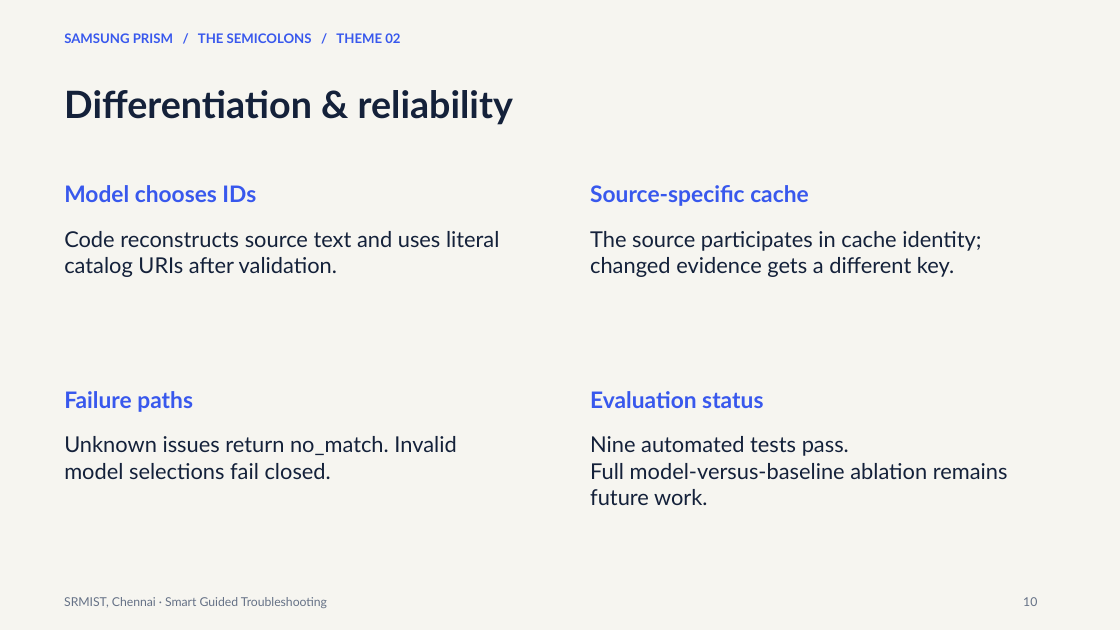
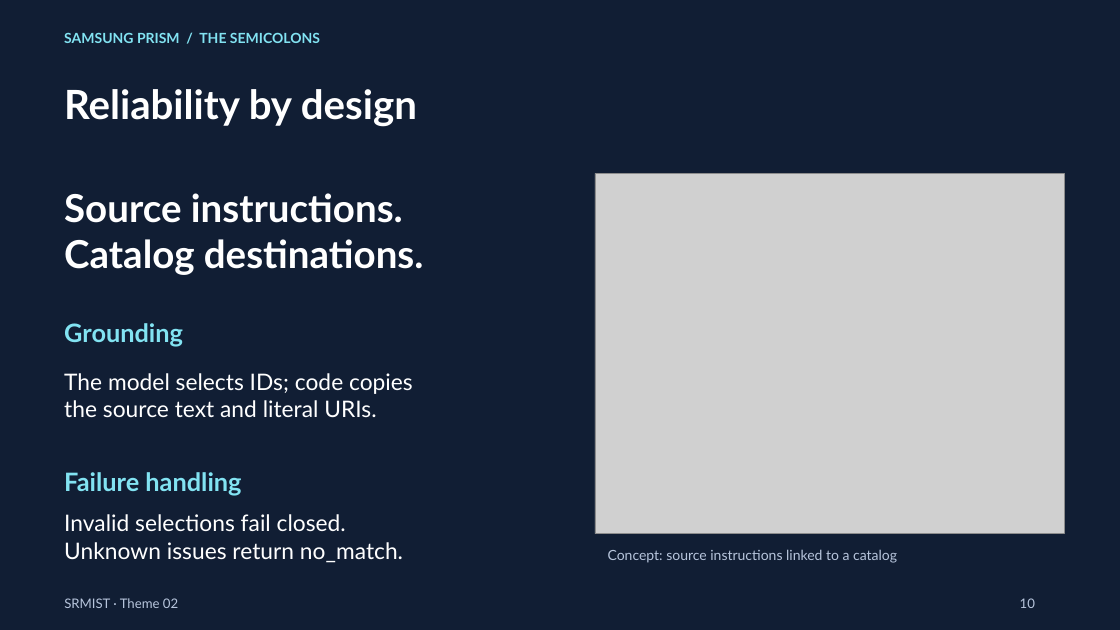
Before and after one commit to Lakshmi98496/samsung-prism, a slide deck: slide 10 of submission/SRMIST_TheSemicolons_Submission.pptx. Drawn at 1120x630 pixels with LibreOffice and Linux fonts; fonts in the diff are those of the drawing; grey boxes stand for pictures. Boxes give left, top, right and bottom in pixels: in the first picture for what was removed or moved away, otherwise in the second. Text is boxed around its words. In the diff, an @@ line names an element or a change of style, - is before the commit and + after.

```diff
--- a/submission/SRMIST_TheSemicolons_Submission.pptx
+++ b/submission/SRMIST_TheSemicolons_Submission.pptx
@@ background #F6F5F0 to #111E34 @@
@@ text at (64,33,320,43): text changed; size 11.2 to 12 pt; text colour #3858ED to #82E3F2 @@
-SAMSUNG PRISM / THE SEMICOLONS / THEME 02
+SAMSUNG PRISM / THE SEMICOLONS
@@ text at (64,89,417,127): text changed; size 32.2 to 34.5 pt; text colour #14213A to #FFFFFF @@
-Differentiation & reliability
+Reliability by design
@@ picture added at (595,173,1064,534) @@
@@ text at (64,193,424,275): text changed; size 18.8 to 33 pt; text colour #14213A to #FFFFFF; bold on @@
-Code reconstructs source text and uses literal catalog URIs after validation.
+Source instructions.
+Catalog destinations.
@@ text removed at (64,185,256,202) @@
-Model chooses IDs
@@ text removed at (590,185,809,206) @@
-Source-specific cache
@@ text added at (64,323,183,347), 21.8 pt, text #82E3F2, bold @@
+Grounding
@@ text at (64,373,413,418): text changed; size 18.8 to 19.5 pt; text colour #14213A to #FFFFFF @@
-The source participates in cache identity; changed evidence gets a different key.
+The model selects IDs; code copies
+the source text and literal URIs.
@@ text removed at (590,391,763,408) @@
-Evaluation status
@@ text removed at (590,436,1008,505) @@
-Nine automated tests pass.
-Full model-versus-baseline ablation remains future work.
@@ text at (64,472,241,495): text changed; size 19.5 to 21.8 pt; text colour #3858ED to #82E3F2 @@
-Failure paths
+Failure handling
@@ text at (64,514,403,563): text changed; size 18.8 to 19.5 pt; text colour #14213A to #FFFFFF @@
-Unknown issues return no_match. Invalid model selections fail closed.
+Invalid selections fail closed.
+Unknown issues return no_match.
@@ text added at (608,549,897,563), 12 pt, text #B7C5DC @@
+Concept: source instructions linked to a catalog
@@ text at (64,598,178,608): text changed; size 10.5 to 11.2 pt; text colour #657186 to #B7C5DC @@
-SRMIST, Chennai · Smart Guided Troubleshooting
+SRMIST · Theme 02
@@ text "10" at (1020,598,1035,608): size 10.5 to 11.2 pt, text colour #657186 to #B7C5DC @@
```
Also in this commit, not shown: 9 other slides changed, 2 slides added, 2 slides removed, 7 other files.
